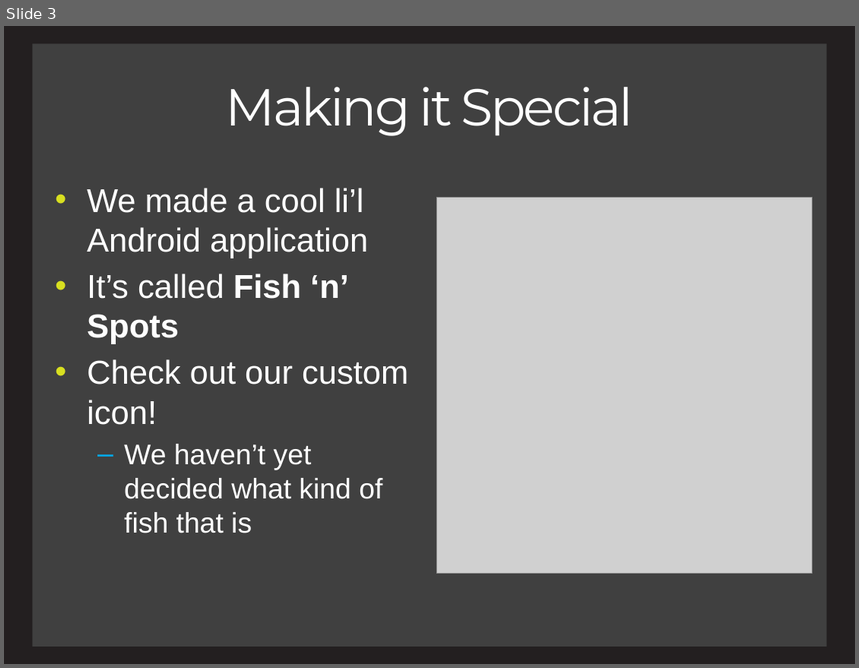
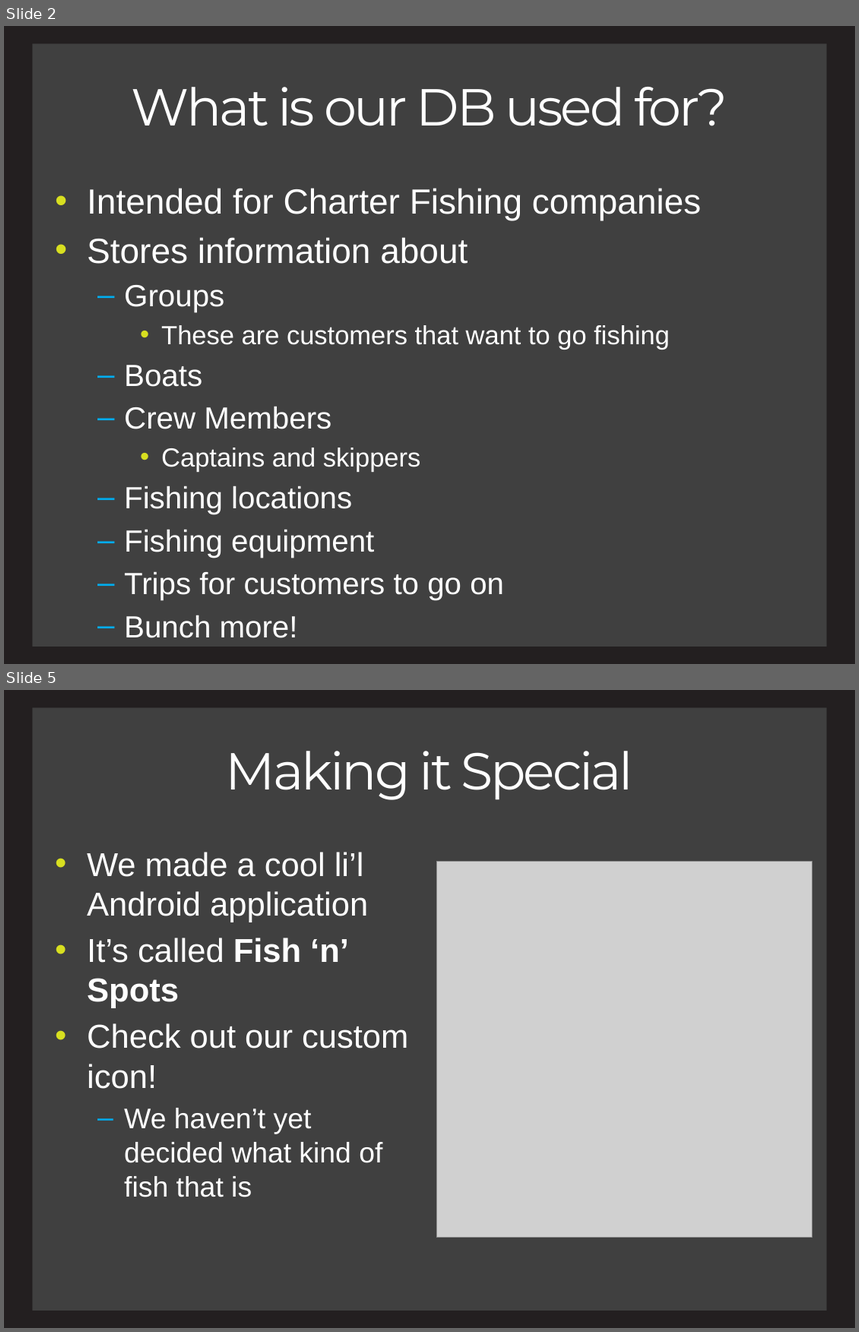
Before and after one commit to charlesmadere/FishnStore, a slide deck: documents/Presentation.pptx. Shown one above the other, each under a label of ours: slide 3 before the commit, slides 2 and 5 after it; the slides between them are not shown. The pictures are 859x668 and 859x1332 pixels, drawn with LibreOffice and Linux fonts; fonts in the diff are those of the drawing; grey boxes stand for pictures. Boxes give left, top, right and bottom in pixels: in the first picture for what was removed or moved away, otherwise in the second. Text is boxed around its words. In the diff, an @@ line names an element or a change of style, - is before the commit and + after.

```diff
--- a/documents/Presentation.pptx
+++ b/documents/Presentation.pptx
@@ slide 2 added at [4, 26, 855, 664], background #231F20; not listed: 1 template element that a slide beside it also shows @@
@@ title added at [132, 87, 728, 126], 44 pt, text #FFFFFF @@
+What is our DB used for?
@@ text added at [87, 188, 702, 639], 25.9 pt, text #FFFFFF @@
+• Intended for Charter Fishing companies
+• Stores information about
+  – Groups
+    • These are customers that want to go fishing
+  – Boats
+  – Crew Members
+    • Captains and skippers
+  – Fishing locations
+  – Fishing equipment
+  – Trips for customers to go on
+  – Bunch more!
@@ what was slide 3 is now slide 5 @@
```
Also in this commit, not shown: 5 slides changed, 2 other slides added, 1 slide removed.
